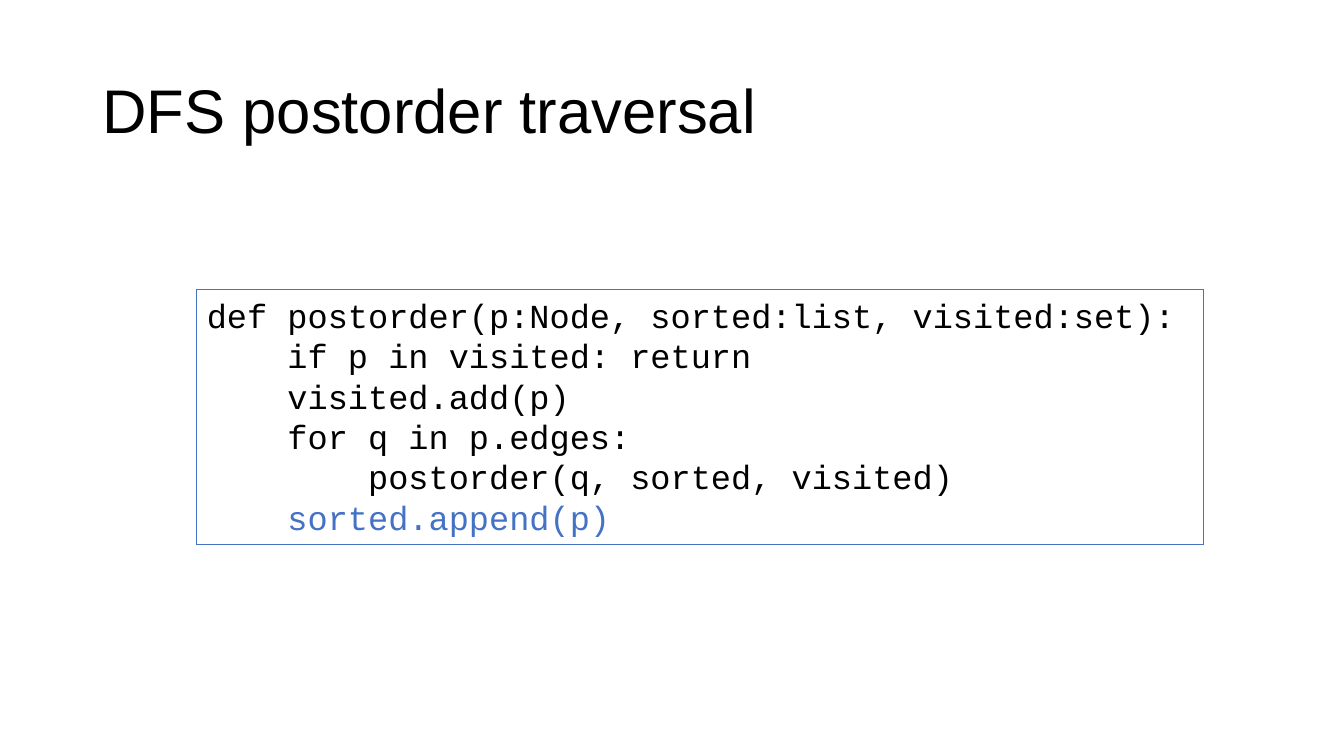
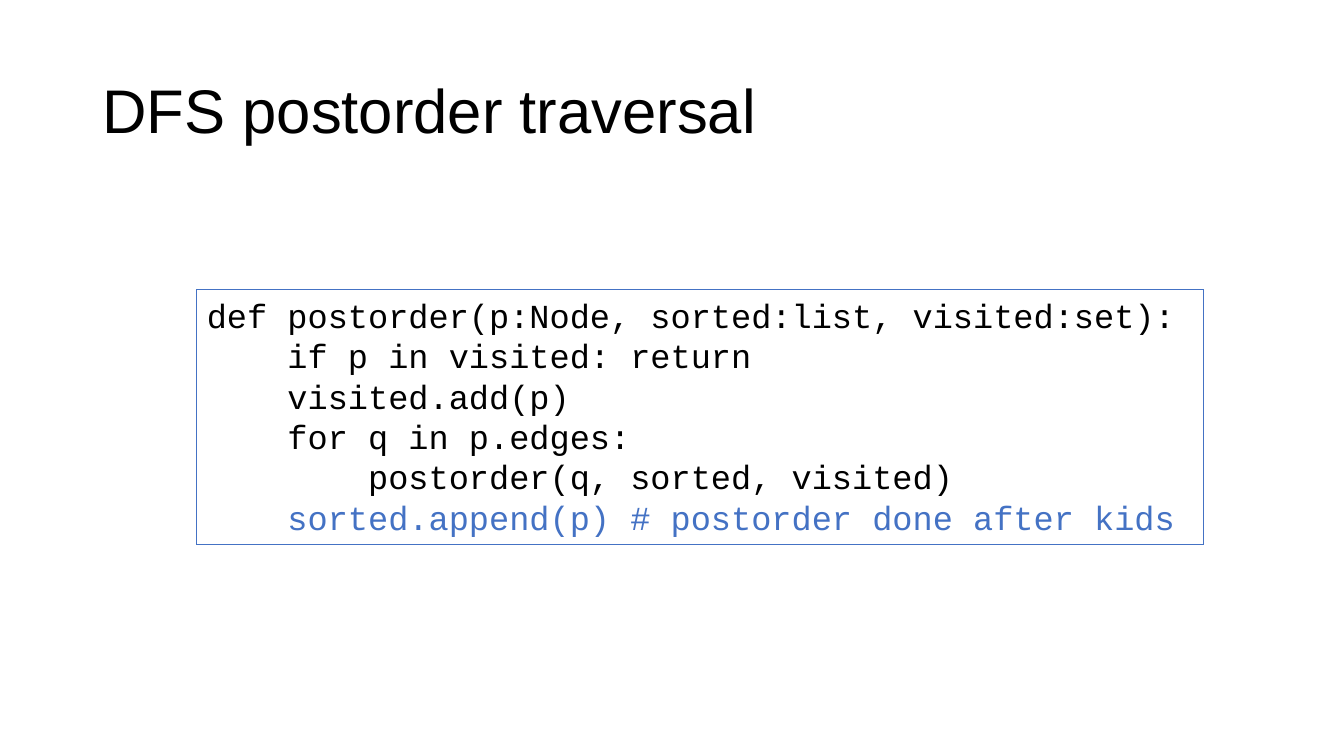
Before and after one commit to parrt/msds689, a slide deck: slide 25 of notes/graphs.pptx. Drawn at 1344x756 pixels with LibreOffice and Linux fonts; fonts in the diff are those of the drawing; background and template pictures are left out. Boxes give left, top, right and bottom in pixels: in the first picture for what was removed or moved away, otherwise in the second. Text is boxed around its words. In the diff, an @@ line names an element or a change of style, - is before the commit and + after.

```diff
--- a/notes/graphs.pptx
+++ b/notes/graphs.pptx
@@ text in rectangle at (287,505,1175,537): text changed @@
-sorted.append(p)
+sorted.append(p) # postorder done after kids
```
Also in this commit, not shown: 10 other slides changed, 2 other files.
